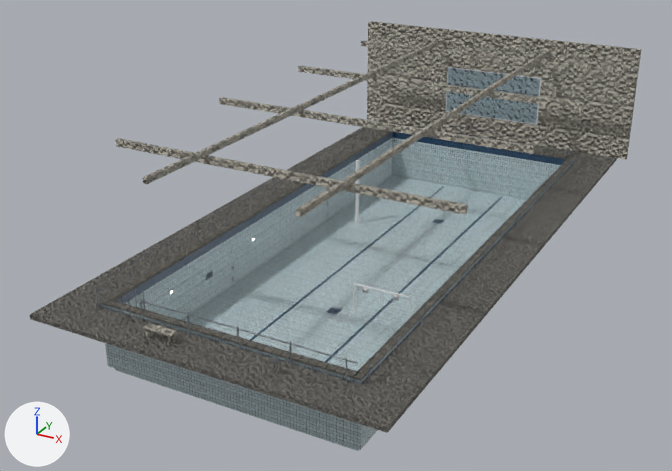
The Blender file auvs/hydrus_sim/data/pool_scene.blend: old version first, new version second.
Rendered twice from a 50 mm camera at (19.7, -30.5, 18.9) aimed at (-1.6, 8.0, -0.4). The axes (+X, +Y, +Z) are drawn at lower left. The lights are the same throughout. The picture after the commit comes second.

In view in the first picture: 'pool_band', 'pool_coping', 'pool_deck', 'pool_glass', 'pool_hall', 'pool_stainless', 'pool_tile' and 2 more.
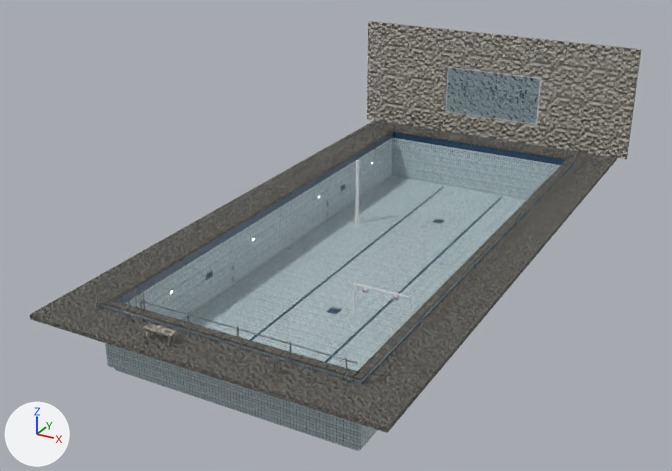
The change, as a list of edits to the scene's bpy script:
```text
Change me_pool_hall:
    used by ob_pool_hall; location = (0.0, 0.0, 0.0)
    verts and faces of me_pool_hall; kept vertices keep their numbers, new ones are numbered from 120
    before: 64 (3.4, -4.0, 6.0) at pixel (295, 216), 65 (3.4, -4.0, 6.2) at pixel (295, 209), 66 (3.4, 26.2, 6.0), 67 (3.4, 26.2, 6.2) at pixel (547, 49), 68 (3.6, -4.0, 6.0) at pixel (300, 217)
    before: 69 (3.6, -4.0, 6.2) at pixel (300, 210), 70 (3.6, 26.2, 6.0) at pixel (550, 53), 71 (3.6, 26.2, 6.2) at pixel (550, 49)
    before: 72 (-3.6, -4.0, 6.0) at pixel (143, 183), 73 (-3.6, -4.0, 6.2) at pixel (142, 177), 74 (-3.6, 26.2, 6.0), 75 (-3.6, 26.2, 6.2) at pixel (442, 37), 76 (-3.4, -4.0, 6.0) at pixel (147, 184)
    before: 77 (-3.4, -4.0, 6.2) at pixel (146, 178), 78 (-3.4, 26.2, 6.0) at pixel (445, 42), 79 (-3.4, 26.2, 6.2) at pixel (445, 38)
    remove me_pool_hall.from_pydata(...)  # 120 vertices, 90 faces; spans x -9.0..9.0, y -5.6..26.3, z 0.0..6.8
    add me_pool_hall.from_pydata(...)  # 80 vertices, 56 faces; spans x -9.0..9.0, y -5.6..26.3, z 0.0..6.8
    me_pool_hall part 1: the loose piece of 8 vertices spanning x -8.4..8.4, y -0.1..0.1, z 5.6..6.0 is deleted
    me_pool_hall part 2: the loose piece of 8 vertices spanning x -8.4..8.4, y 23.9..24.1, z 5.6..6.0 is deleted
    me_pool_hall part 3: the loose piece of 8 vertices spanning x -8.4..8.4, y 7.9..8.1, z 5.6..6.0 is deleted
    me_pool_hall part 4: the loose piece of 8 vertices spanning x -8.4..8.4, y 15.9..16.1, z 5.6..6.0 is deleted
    me_pool_hall part 5
    add delete_vertices([64, 65, 68, 69])  # with the faces that use them
    me_pool_hall part 6
    add delete_vertices([72, 73, 76, 77])  # with the faces that use them
```

Location of each change, [x1, y1, x2, y2] in pixels of the pictures (672 x 471 px):
'pool_hall', reshaped: before [116, 21, 641, 345]; after [143, 21, 641, 345]
part 1 of me_pool_hall, deleted: before [116, 138, 468, 215]
part 2 of me_pool_hall, deleted: before [361, 41, 621, 76]
part 3 of me_pool_hall, deleted: before [219, 97, 535, 154]
part 4 of me_pool_hall, deleted: before [298, 66, 583, 110]
part 5 of me_pool_hall, deleted: before [296, 49, 550, 217]
part 6 of me_pool_hall, deleted: before [143, 38, 445, 184]
